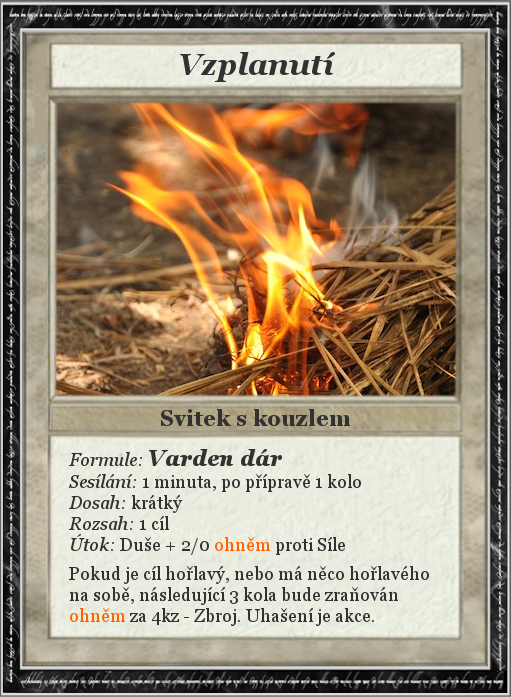
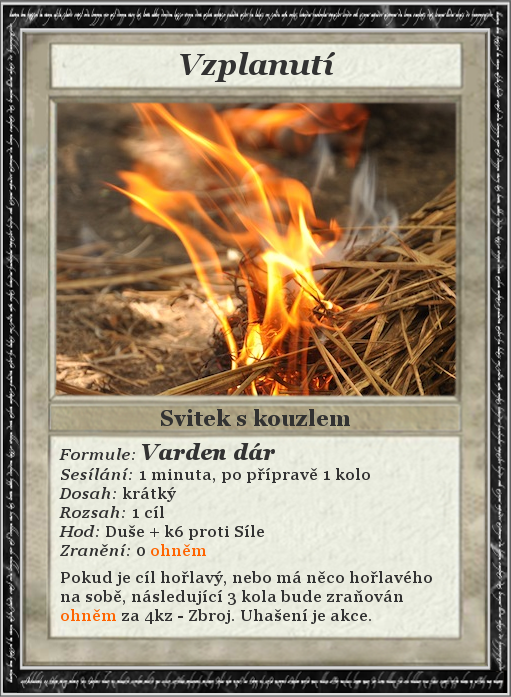
Comparing the layer stacks of the two 511×697 images. Changes:
painted on "Formule: Varden dár ..." over [59,443,432,626]
